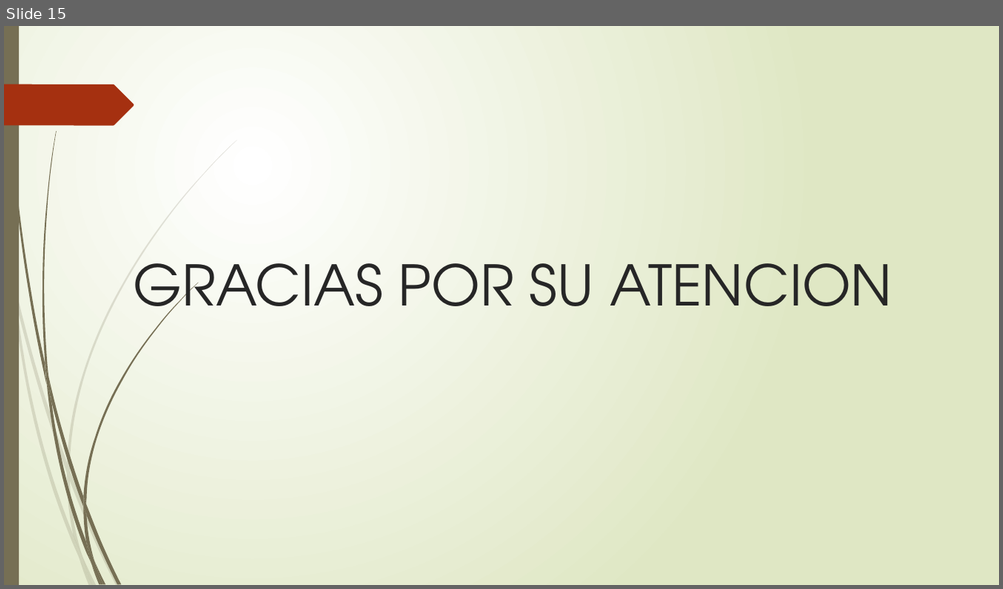
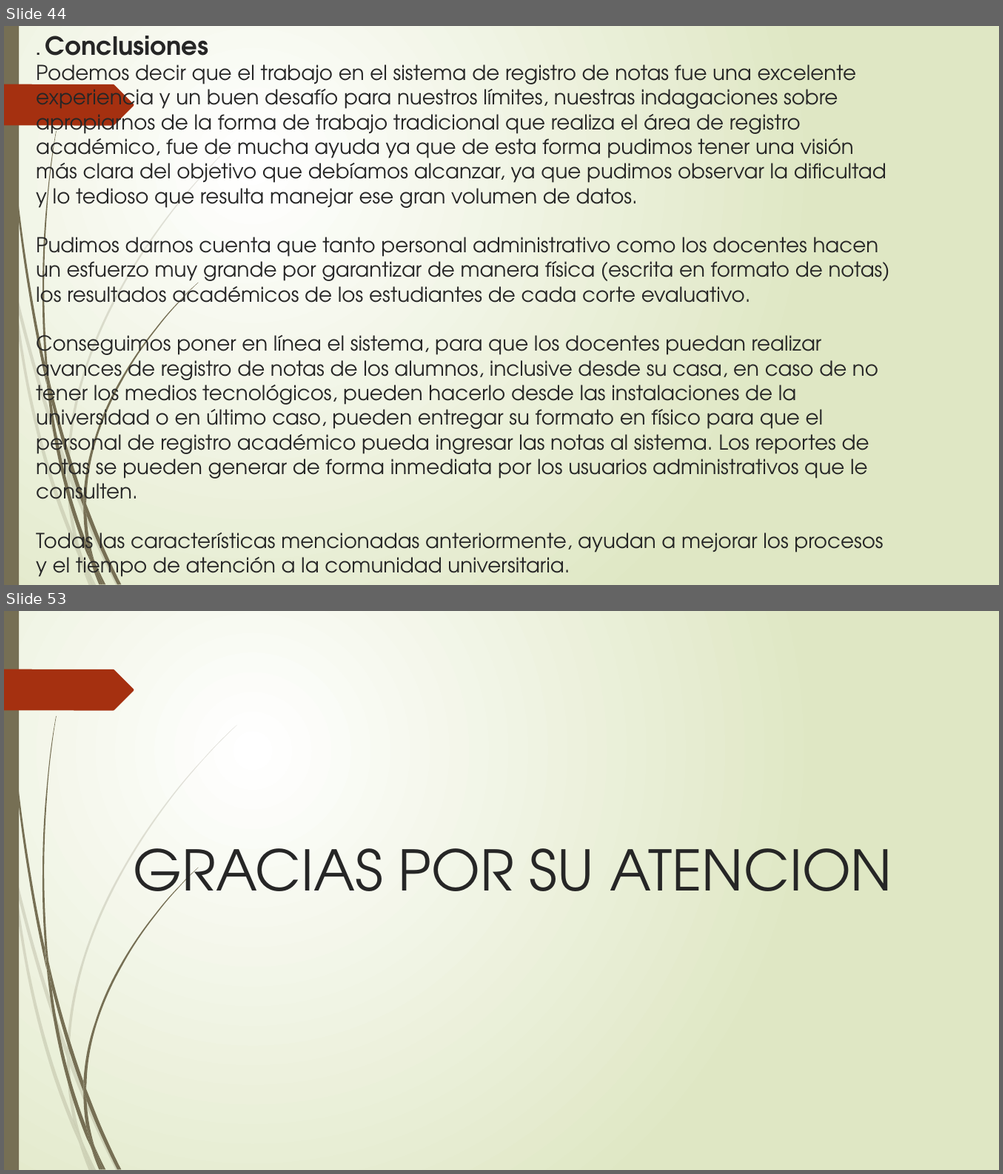
Before and after one commit to francha23/sistema-de-notas, a slide deck: Presentacion/El principio de la sabiduría es el temor.pptx. Shown one above the other, each under a label of ours: slide 15 before the commit, slides 44 and 53 after it; the slides between them are not shown. The pictures are 1003x589 and 1003x1174 pixels, drawn with LibreOffice and Linux fonts; fonts in the diff are those of the drawing. Boxes give left, top, right and bottom in pixels: in the first picture for what was removed or moved away, otherwise in the second. Text is boxed around its words. In the diff, an @@ line names an element or a change of style, - is before the commit and + after.

```diff
--- a/Presentacion/El principio de la sabiduría es el temor.pptx
+++ b/Presentacion/El principio de la sabiduría es el temor.pptx
@@ slide 44 added at (4, 26, 999, 585), background gradient #FFFFFF to #DFE8C4; not listed: 24 template elements that a slide beside it also shows @@
@@ title added at (36, 36, 890, 583), 19.8 pt, text #262626 @@
+. Conclusiones
+Podemos decir que el trabajo en el sistema de registro de notas fue una excelente experiencia y un buen desafío para nuestros límites, nuestras indagaciones sobre apropiarnos de la forma de trabajo tradicional que realiza el área de registro académico, fue de mucha ayuda ya que de esta forma pudimos tener una visión más clara del objetivo que debíamos alcanzar, ya que pudimos observar la dificultad y lo tedioso que resulta manejar ese gran volumen de datos.
+Pudimos darnos cuenta que tanto personal administrativo como los docentes hacen un esfuerzo muy grande por garantizar de manera física (escrita en formato de notas) los resultados académicos de los estudiantes de cada corte evaluativo.
+Conseguimos poner en línea el sistema, para que los docentes puedan realizar avances de registro de notas de los alumnos, inclusive desde su casa, en caso de no tener los medios tecnológicos, pueden hacerlo desde las instalaciones de la universidad o en último caso, pueden entregar su formato en físico para que el personal de registro académico pueda ingresar las notas al sistema. Los reportes de notas se pueden generar de forma inmediata por los usuarios administrativos que le consulten.
+Todas las características mencionadas anteriormente, ayudan a mejorar los procesos y el tiempo de atención a la comunidad universitaria.
@@ what was slide 15 is now slide 53 @@
```
Also in this commit, not shown: 9 slides changed, 41 other slides added, 4 slides removed, 21 other files.
